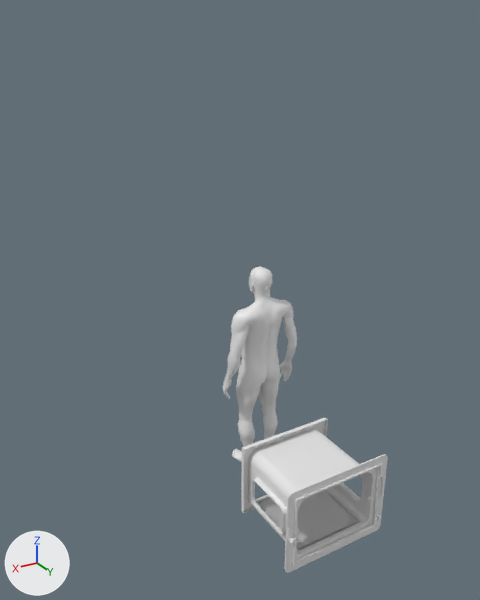
Two versions of the Blender file Content/Assets/VentAnims.blend, one commit apart.
Camera for both pictures: a 50 mm camera at (143.0, 213.0, 195.0) aimed at (2.0, -21.0, 78.0). Arrows for +X, +Y and +Z are at lower left; the lights stay in place.
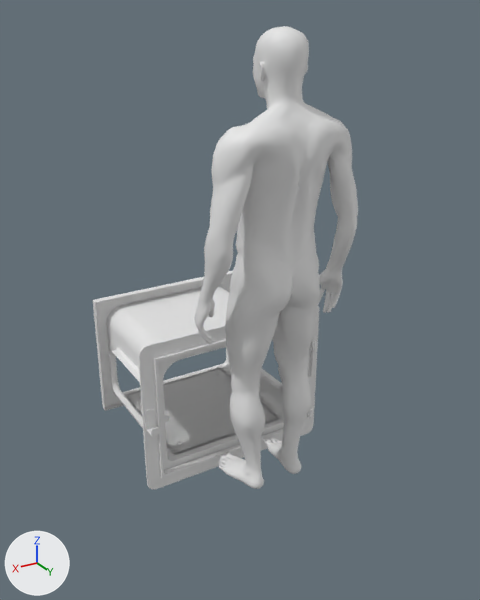
Patch to the scene script:
```diff
--- a/Content/Assets/VentAnims.blend.py
+++ b/Content/Assets/VentAnims.blend.py
@@ ob_man @@
 ob_man = bpy.data.objects.new('Man', me_plane_004)
-ob_man.location = (-1.9, 0.2, -2.9)
+ob_man.location = (-3.8, 20.1, -5.7)
+ob_man.scale = (2.0, 2.0, 2.0)
@@ ob_plane_044 @@
 ob_plane_044 = bpy.data.objects.new('Plane.044', me_plane_010)
-ob_plane_044.location = (24.7, 57.9, 11.7)
+ob_plane_044.location = (45.3, -20.2, 21.3)
 ob_plane_044.rotation_euler = (1.571, -3.142, 3.142)  # degrees (90, -180, 180)
+ob_plane_044.scale = (2.0, 2.0, 2.0)
@@ ob_plane_006 @@
 ob_plane_006 = bpy.data.objects.new('Plane.006', me_plane_014)
-ob_plane_006.location = (1.7, 33.8, 17.2)
+ob_plane_006.location = (-0.6, -68.4, 32.2)
 ob_plane_006.rotation_euler = (1.571, 0.0, 3.142)  # degrees (90, 0, 180)
+ob_plane_006.scale = (2.0, 2.0, 2.0)
```

Changed parts and their boxes (x1, y1, x2, y2) in the pictures (480 x 600 px):
'Man', moved, rescaled (117% wider, 137% taller): before (222, 267, 297, 462); after (194, 26, 358, 489)
'Plane.006', moved, rescaled: before (241, 418, 378, 561); after (93, 271, 284, 471)
'Plane.044', moved, rescaled (76% wider, 54% taller): before (285, 454, 388, 573); after (138, 306, 320, 490)
